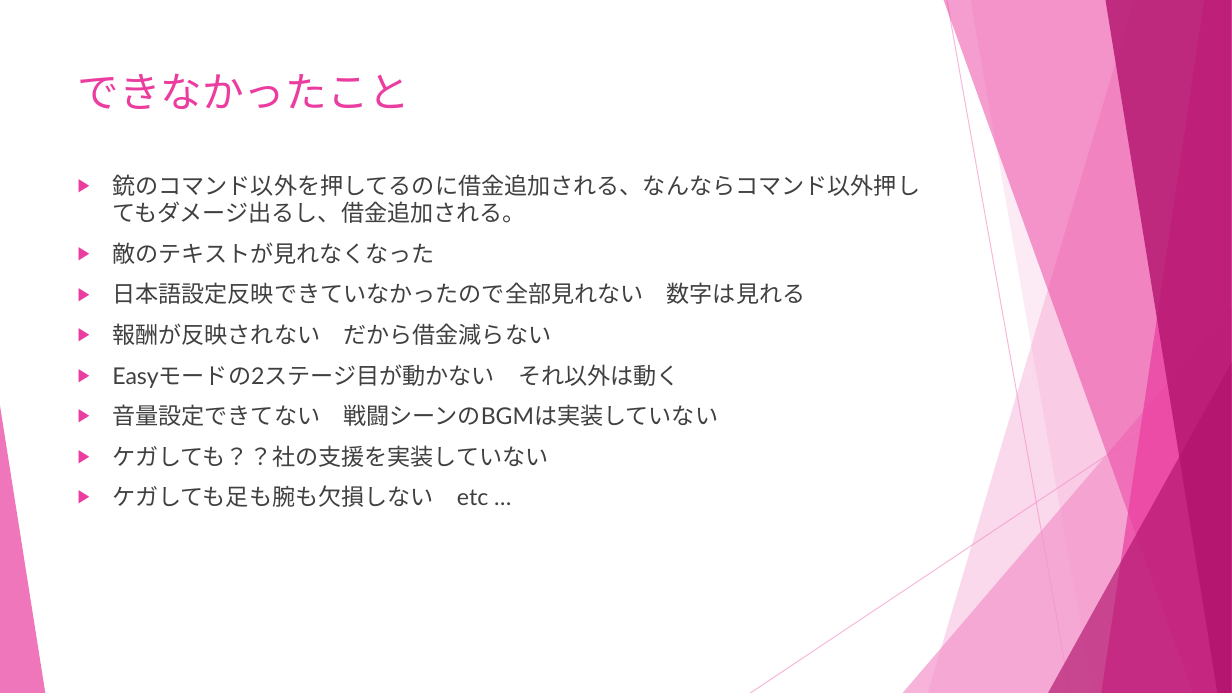
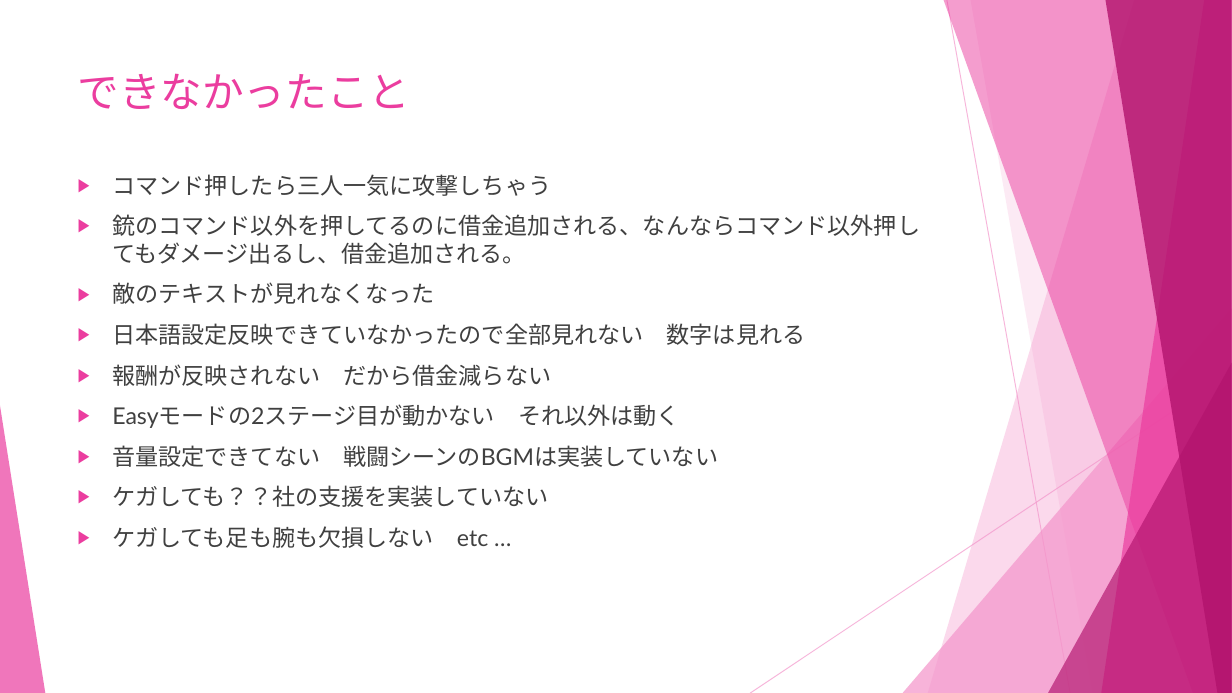
Before and after one commit to Remy-1216/presentation, a slide deck: slide 3 of ハピネスカンパニー.pptx. Drawn at 1232x693 pixels with LibreOffice and Linux fonts; fonts in the diff are those of the drawing. Boxes give left, top, right and bottom in pixels: in the first picture for what was removed or moved away, otherwise in the second. Text is boxed around its words. In the diff, an @@ line names an element or a change of style, - is before the commit and + after.

Commit message:
up

```diff
--- a/ハピネスカンパニー.pptx
+++ b/ハピネスカンパニー.pptx
@@ text at (112, 174, 551, 196): paragraph added @@
+▶ コマンド押したら三人一気に攻撃しちゃう
```
